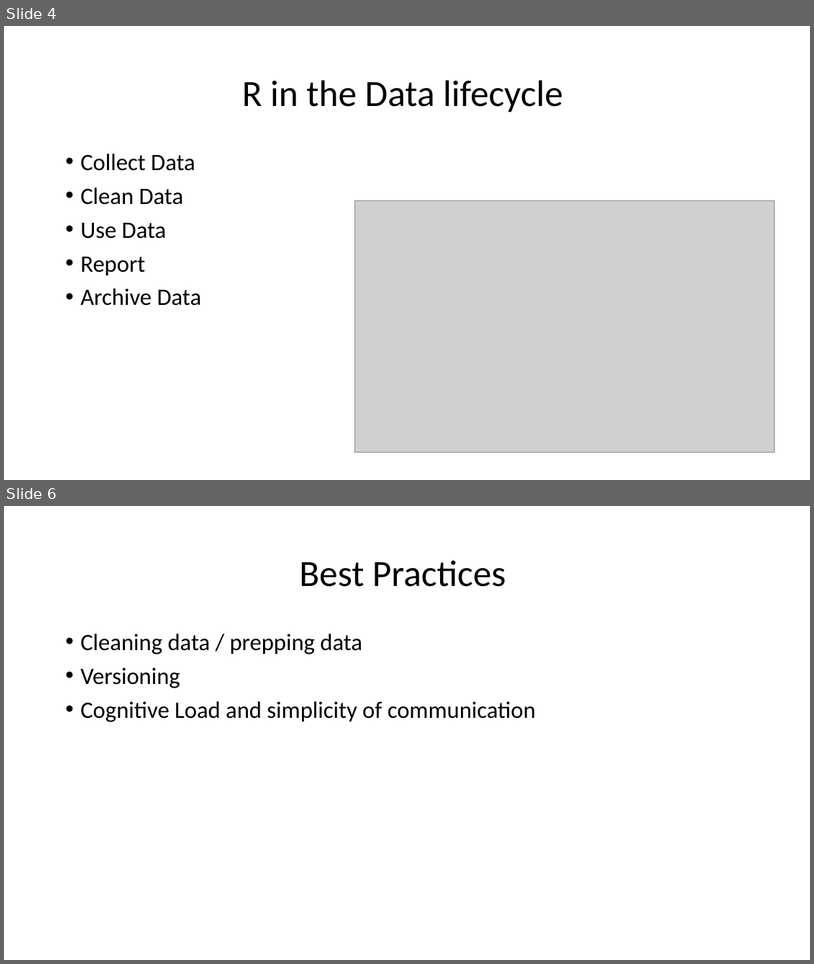
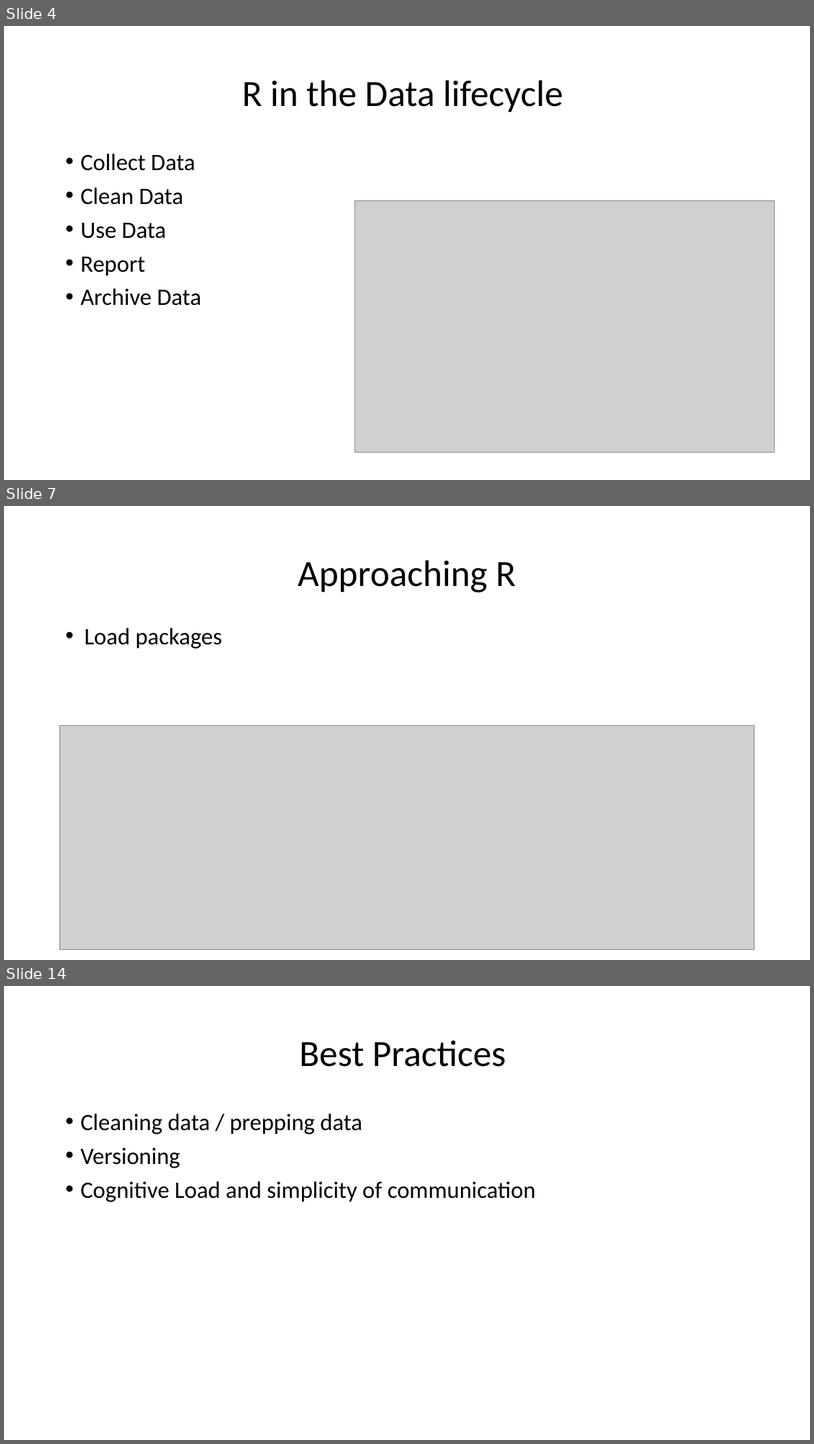
Before and after one commit to bdh5029/Rprojects, a slide deck: VisualizingR.pptx. Shown one above the other, each under a label of ours: slides 4 and 6 before the commit, slides 4, 7 and 14 after it; the slides between them are not shown. The pictures are 814x964 and 814x1444 pixels, drawn with LibreOffice and Linux fonts; fonts in the diff are those of the drawing; grey boxes stand for pictures. Boxes give left, top, right and bottom in pixels: in the first picture for what was removed or moved away, otherwise in the second. Text is boxed around its words. In the diff, an @@ line names an element or a change of style, - is before the commit and + after.

```diff
--- a/VisualizingR.pptx
+++ b/VisualizingR.pptx
@@ slide 7 added at box(4, 506, 810, 960), background #FFFFFF @@
@@ title added at box(298, 560, 516, 592), 44 pt, text #000000 @@
+Approaching R
@@ text added at box(85, 628, 223, 649), 28 pt, text #000000 @@
+• Load packages
@@ picture added at box(59, 725, 756, 950) @@
@@ what was slide 6 is now slide 14 @@
```
Also in this commit, not shown: 2 slides changed, 10 other slides added, 10 slides removed.
